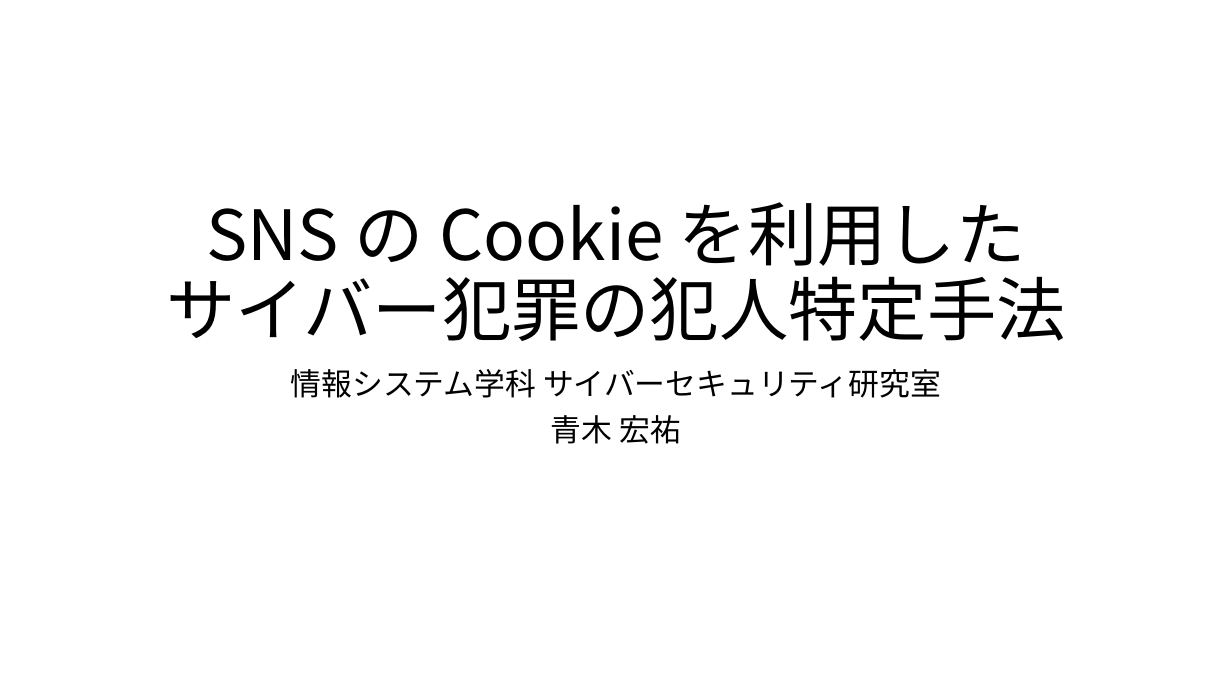
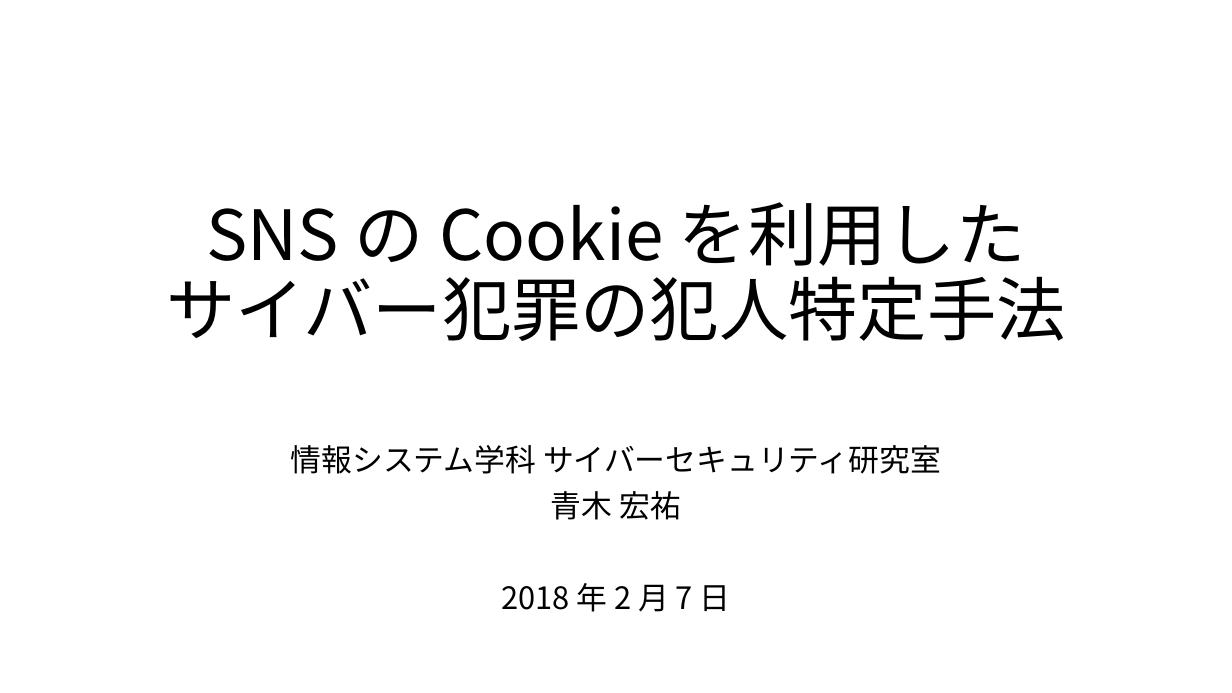
Before and after one commit to noraworld/graduation-thesis, a slide deck: slide 1 of presentation_slides.pptx. Drawn at 1232x693 pixels with LibreOffice and Linux fonts; fonts in the diff are those of the drawing. Boxes give left, top, right and bottom in pixels: in the first picture for what was removed or moved away, otherwise in the second. Text is boxed around its words. In the diff, an @@ line names an element or a change of style, - is before the commit and + after.

```diff
--- a/presentation_slides.pptx
+++ b/presentation_slides.pptx
@@ subtitle "情報システム学科 サイバーセキュリティ研究室": place and size @@
-subtitle "情報システム学科 サイバーセキュリティ研究室" at (291,369,941,444)
+subtitle "情報システム学科 サイバーセキュリティ研究室" at (291,445,941,612)
@@ subtitle at (501,583,731,612): paragraph added @@
+2018 年 2 月 7 日
```
Also in this commit, not shown: 9 slides added, 2 other files.
